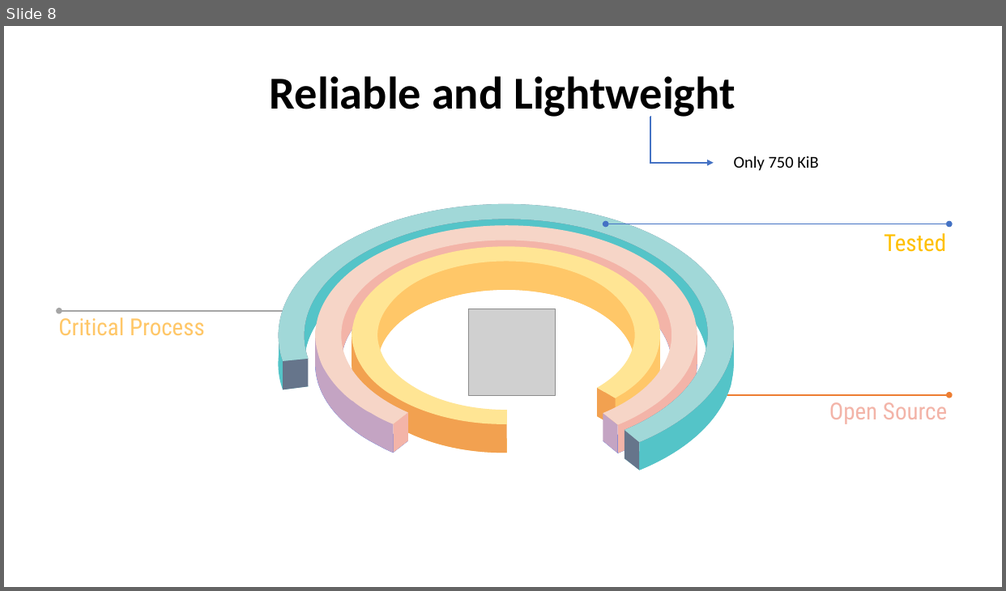
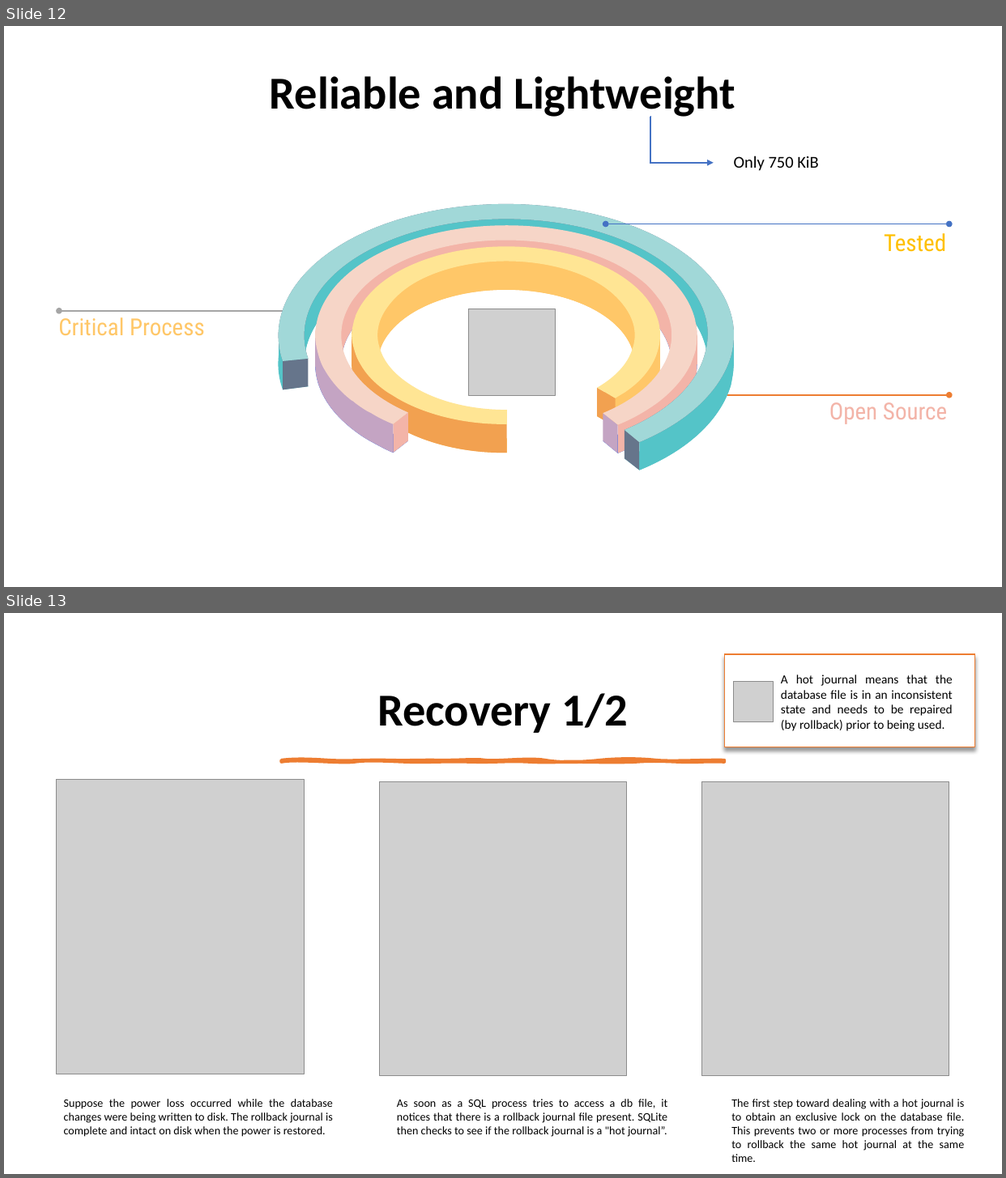
Before and after one commit to AntonioPirani/SQLiteProject, a slide deck: Presentation.pptx. Shown one above the other, each under a label of ours: slide 8 before the commit, slides 12 and 13 after it. The pictures are 1006x591 and 1006x1178 pixels, drawn with LibreOffice and Linux fonts; fonts in the diff are those of the drawing; grey boxes stand for pictures. Boxes give left, top, right and bottom in pixels: in the first picture for what was removed or moved away, otherwise in the second. Text is boxed around its words. In the diff, an @@ line names an element or a change of style, - is before the commit and + after.

Commit message:
added acid, recovery and optimization part

```diff
--- a/Presentation.pptx
+++ b/Presentation.pptx
@@ slide 13 added at (4, 613, 1002, 1174), background #FFFFFF @@
@@ rectangle added at (724, 654, 975, 747), fill #FFFFFF, outline #ED7D31 1 pt @@
@@ picture added at (733, 682, 774, 722) @@
@@ text added at (781, 675, 953, 731), 12 pt, text #000000 @@
+A hot journal means that the database file is in an inconsistent state and needs to be repaired (by rollback) prior to being used.
@@ text added at (377, 693, 627, 733), 44 pt, text #000000, bold @@
+Recovery 1/2
@@ picture added at (57, 780, 305, 1075) @@
@@ freeform shape added at (282, 760, 725, 762), fill #ED7D31, outline #ED7D31 3.25 pt @@
@@ picture added at (379, 781, 627, 1076) @@
@@ picture added at (701, 781, 949, 1076) @@
@@ text added at (64, 1099, 333, 1137), 11 pt, text #000000 @@
+Suppose the power loss occurred while the database changes were being written to disk. The rollback journal is complete and intact on disk when the power is restored.
@@ text added at (397, 1099, 667, 1137), 11 pt, text #000000 @@
+As soon as a SQL process tries to access a db file, it notices that there is a rollback journal file present. SQLite then checks to see if the rollback journal is a "hot journal”.
@@ text added at (731, 1099, 965, 1162), 11 pt, text #000000 @@
+The first step toward dealing with a hot journal is to obtain an exclusive lock on the database file. This prevents two or more processes from trying to rollback the same hot journal at the same time.
@@ what was slide 8 is now slide 12 @@
```
Also in this commit, not shown: 5 other slides added.
